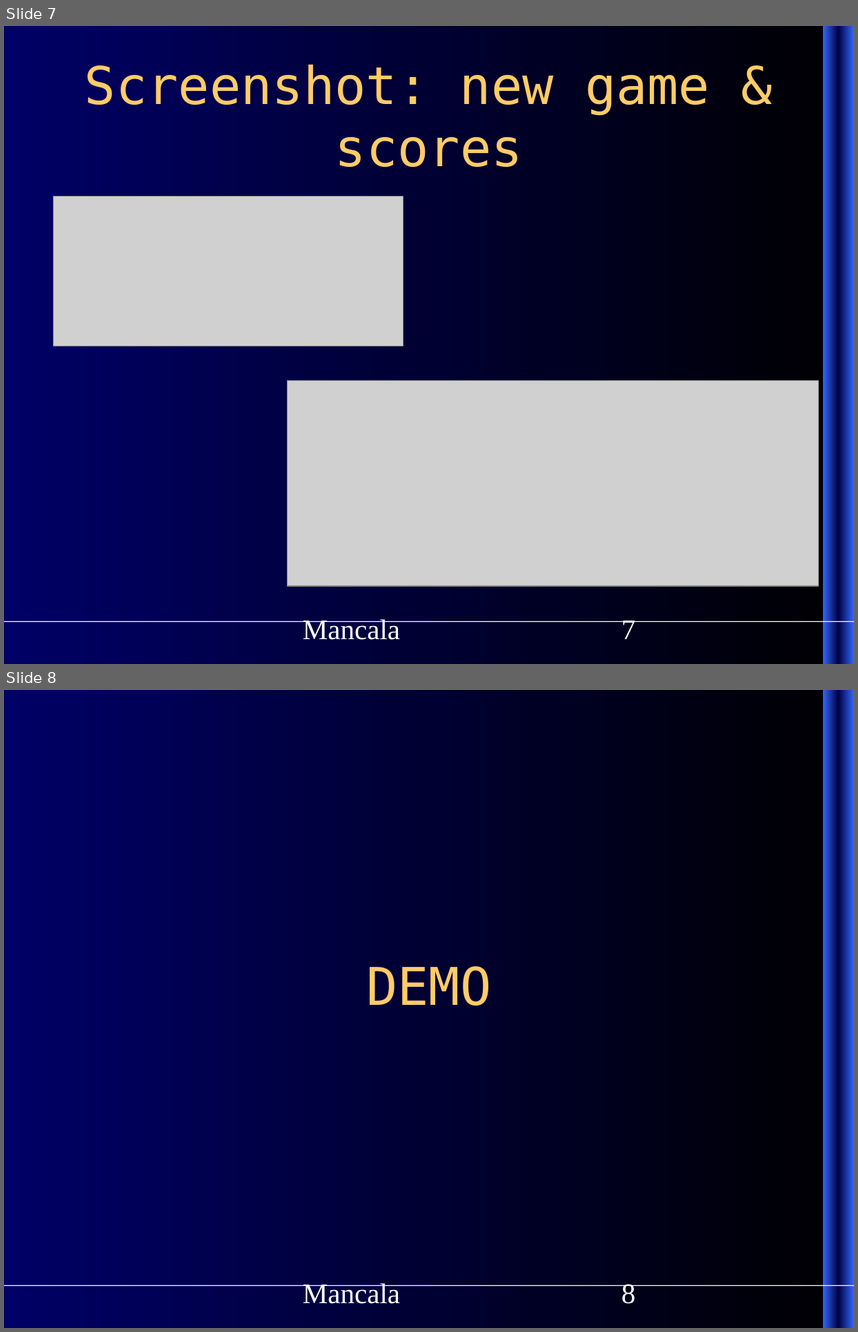
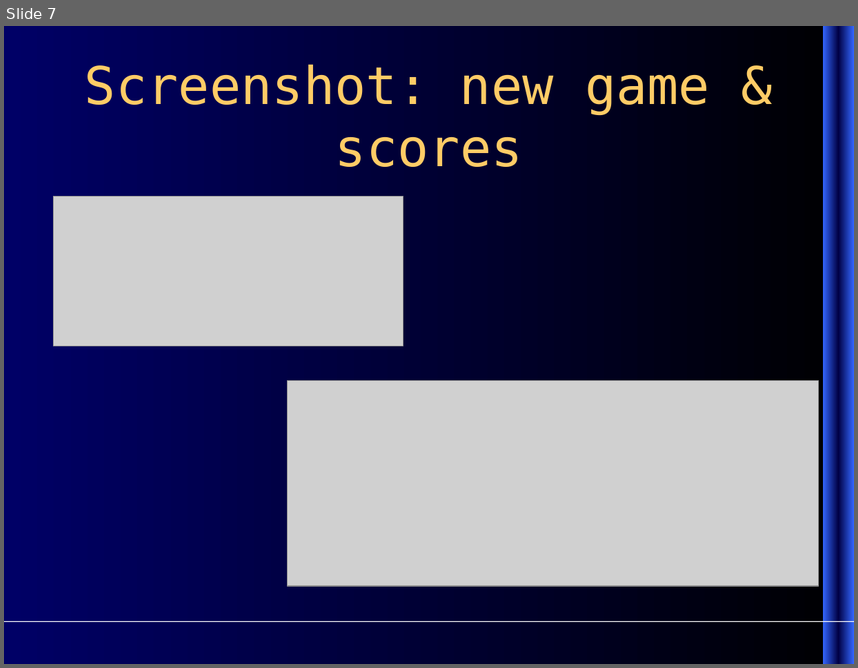
Before and after one commit to sysmod/sysmod10, a slide deck: Documents/presentation.ppt. Shown one above the other, each under a label of ours: slides 7 and 8 before the commit, slide 7 after it. The pictures are 858x1332 and 858x668 pixels, drawn with LibreOffice and Linux fonts; fonts in the diff are those of the drawing; grey boxes stand for pictures. Boxes give left, top, right and bottom in pixels: in the first picture for what was removed or moved away, otherwise in the second. Text is boxed around its words. In the diff, an @@ line names an element or a change of style, - is before the commit and + after.

```diff
--- a/Documents/presentation.ppt
+++ b/Documents/presentation.ppt
@@ slide 8 removed at <box>4,690,854,1328</box>, background gradient #000000 to #000066; not listed: 10 template elements that a slide beside it also shows @@
@@ title removed at <box>366,966,491,1005</box> @@
-DEMO
@@ text removed at <box>303,1283,400,1303</box> @@
-Mancala
@@ page number removed at <box>622,1283,636,1303</box> @@
-8
@@ slide 7 changed as well @@
@@ text removed at <box>303,619,400,639</box> @@
-Mancala
@@ page number removed at <box>622,620,636,639</box> @@
-7
```
Also in this commit, not shown: 6 other slides changed, 2 slides added, 1 other slide removed.
